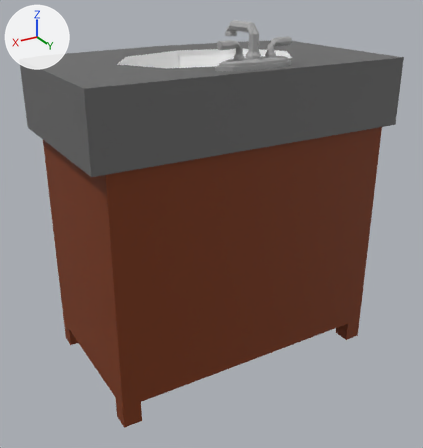
The FBX model Assets/Models/Vanity.fbx as it was, and as the next commit left it.
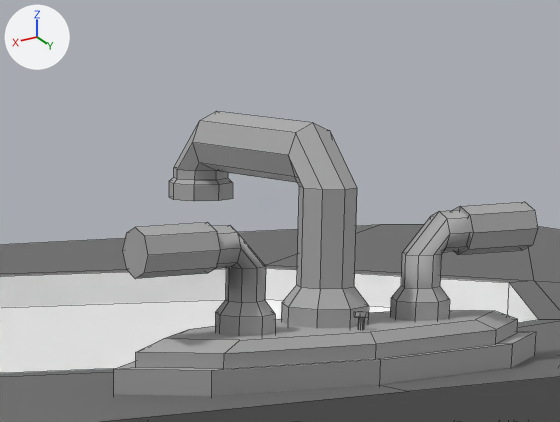
Each version appears first whole from a camera (50 mm lens) standing at (5.1, 8.27, 4.06) and looking at (0.04, -0.18, -0.16), and next in a close-up on the part from 46% to 70% of the width and 0% to 17% of the height. Every picture has the same lights, and +X, +Y and +Z are marked at upper left. The close-ups show mesh edges as thin lines. Where no turn or scale is listed for an object, it has been applied to the vertices.

In view in the first close-up: 'Vanity', 'Vanity.003', 'Vanity.004'.
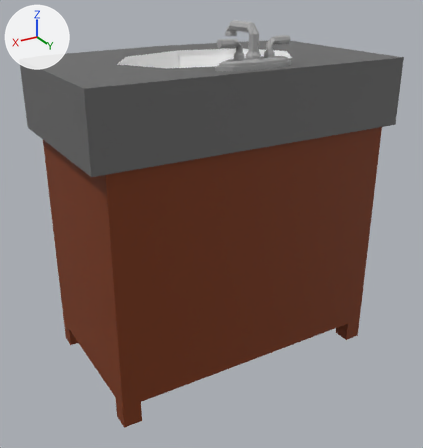
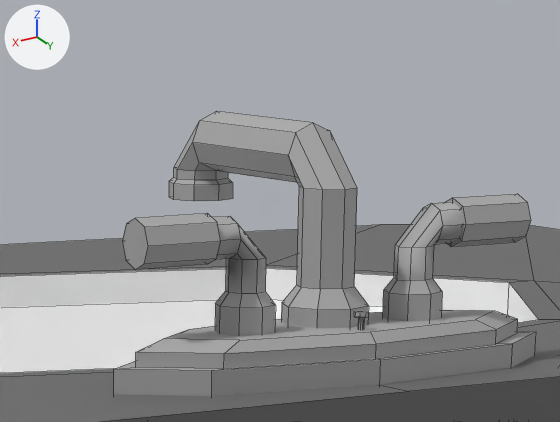
The newer file is also turned or shifted as a whole; pictures and numbers use the older file's frame.

Location of each change, [x1, y1, x2, y2] in pixels of the close-ups (560 x 422 px):
'Vanity.003', moved
    before: [390, 202, 538, 321]
    after: [383, 194, 531, 321]
'Vanity.005', added
    after: [122, 213, 276, 336]
'Vanity.004', deleted
    before: [122, 222, 275, 336]

The edits, one by one:
Mesh me_cylinder_008 is new.
It has 71 vertices, 68 faces and spans x -0.079..0.338, y -0.08..0.08, z -0.004..0.313.
It uses material mat_vanity_faucet (grey #aaaaaa).
Object 'Vanity.003' (ob_vanity_003) moves from (-0.282, 0.997, 2.865) to (-0.26, 0.992, 2.887).
Object 'Vanity.004' (ob_vanity_004) is deleted.
Object 'Vanity.005' (ob_vanity_005) is new; it shows me_cylinder_008.
Its location is (0.275, 0.992, 2.887).
